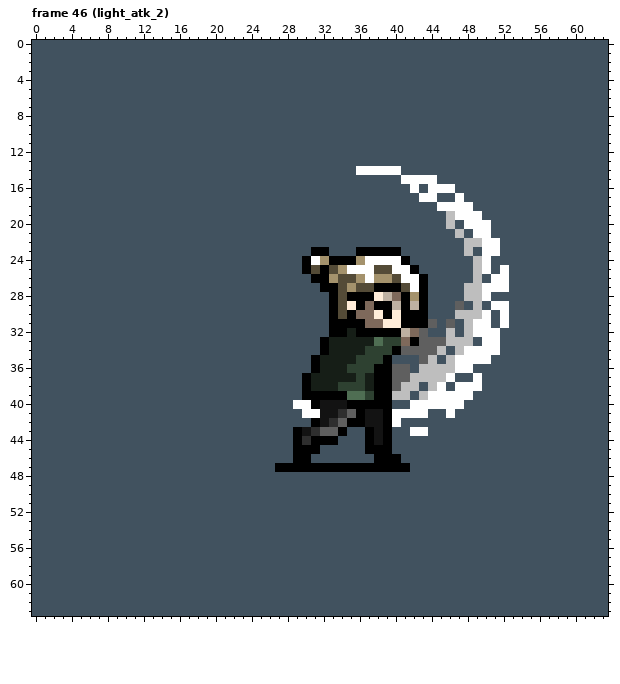
Pixel-art file: honki/hero/new_character_design_demo.aseprite. Above: the version before the commit.
64x64 pixels, 62 frames. Shown: frame 46 (light_atk_2). The commit also changed other frames, which this record leaves out.
Now the later version:
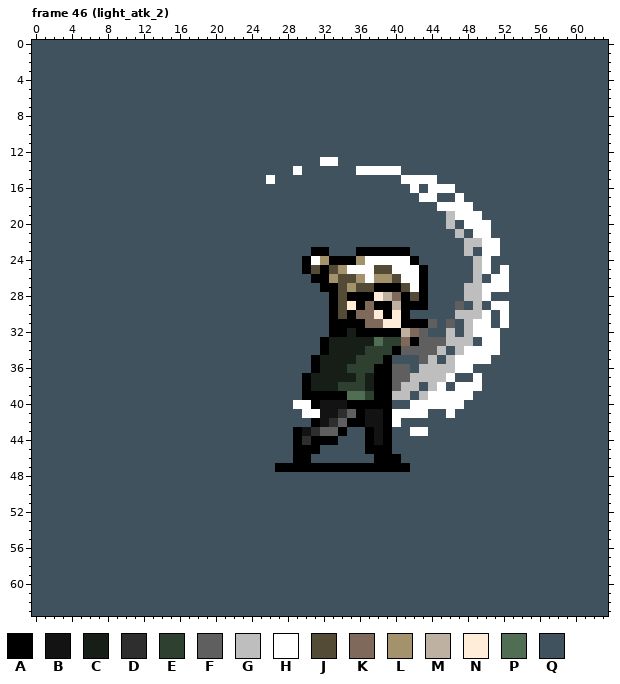
Palette (. is transparent): A #000000  B #131313  C #161e17  D #2e2e2e  E #2e4131  F #5f5f5f  G #bebebe  H #ffffff  J #544b37  K #7e695b  L #a4926c  M #beb1a2  N #ffedd9  P #4f6e53  Q #41525f
Message: heavy_atk_3
Edits made:
Frame 46 (light_atk_2), layers "Layer added", "works layer":
Colour M becomes colour A in row 29 at x 42.
Colour Q becomes colour A in row 23 at x 41; in row 24 at x 42; in row 25 at x 43.
Colour A becomes colour H in row 24 at x 41; in row 25 at x 42.
Colour Q becomes colour H in row 13 at x 32 to 33; in row 14 at x 29; in row 15 at x 26.
Colour L becomes colour J in row 28 at x 42.
Colour A becomes colour Q in row 30 at x 42 to 43.
Boxes around the changes in both pictures, in picture pixels (x1, y1, x2, y2):
changed: (266, 157, 338, 184)
changed: (401, 247, 428, 319)
